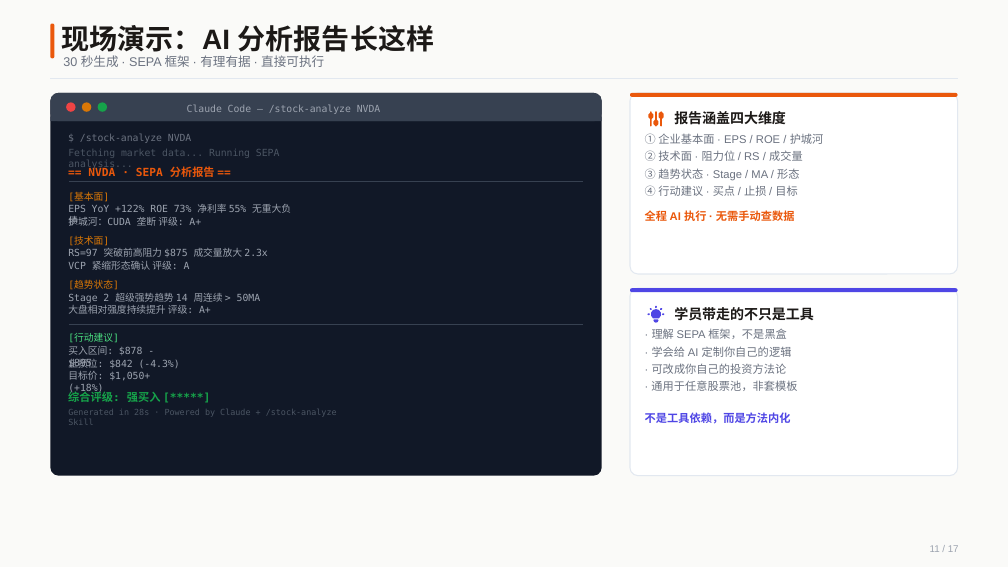
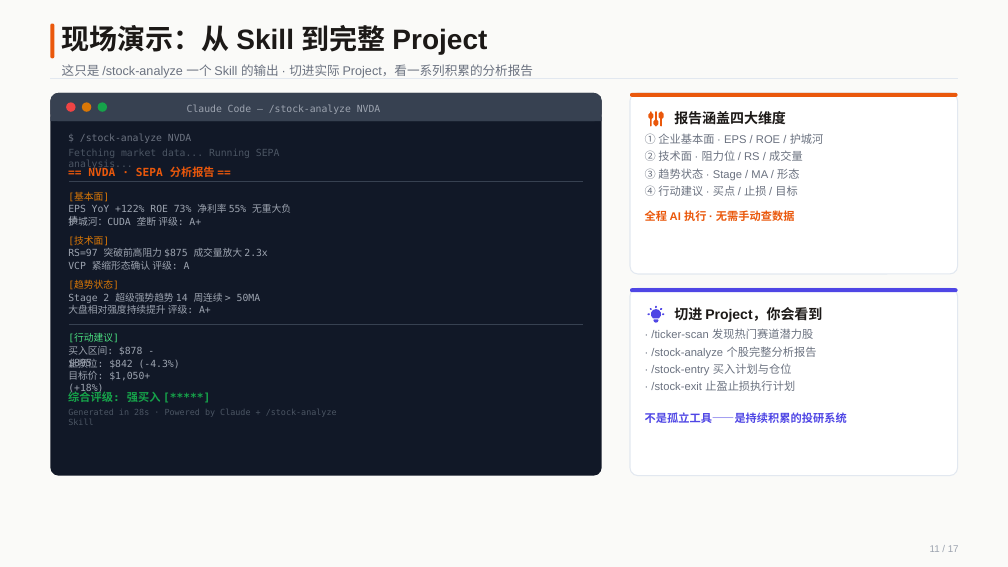
Before and after one commit to austinxyz/course-portal, a slide deck: slide 11 of dl/webinar-s4-stock-0717.pptx. Drawn at 1008x567 pixels with LibreOffice and Linux fonts; fonts in the diff are those of the drawing. Boxes give left, top, right and bottom in pixels: in the first picture for what was removed or moved away, otherwise in the second. Text is boxed around its words. In the diff, an @@ line names an element or a change of style, - is before the commit and + after.

```diff
--- a/dl/webinar-s4-stock-0717.pptx
+++ b/dl/webinar-s4-stock-0717.pptx
@@ text at (62, 25, 487, 54): text changed @@
-现场演示：AI 分析报告长这样
+现场演示：从 Skill 到完整 Project
@@ text removed at (63, 55, 324, 67) @@
-30 秒生成 · SEPA 框架 · 有理有据 · 直接可执行
@@ text added at (62, 64, 533, 78), 9 pt, text #6B7280 @@
+这只是 /stock-analyze 一个 Skill 的输出 · 切进实际 Project，看一系列积累的分析报告
@@ text added at (651, 328, 813, 339), 8 pt, text #6B7280 @@
+· /ticker-scan 发现热门赛道潜力股
@@ text removed at (652, 329, 787, 339) @@
-· 理解 SEPA 框架，不是黑盒
@@ text at (674, 307, 822, 322): text changed @@
-学员带走的不只是工具
+切进 Project，你会看到
@@ text added at (651, 346, 817, 358), 8 pt, text #6B7280 @@
+· /stock-analyze 个股完整分析报告
@@ text removed at (652, 346, 792, 357) @@
-· 学会给 AI 定制你自己的逻辑
@@ text at (651, 364, 792, 375): text changed @@
-· 可改成你自己的投资方法论
+· /stock-entry 买入计划与仓位
@@ text at (651, 380, 795, 391): text changed @@
-· 通用于任意股票池，非套模板
+· /stock-exit 止盈止损执行计划
@@ text at (645, 412, 847, 423): text changed @@
-不是工具依赖，而是方法内化
+不是孤立工具——是持续积累的投研系统
```
Also in this commit, not shown: 9 other slides changed, 2 slides added, 1 slide removed, 5 other files.
